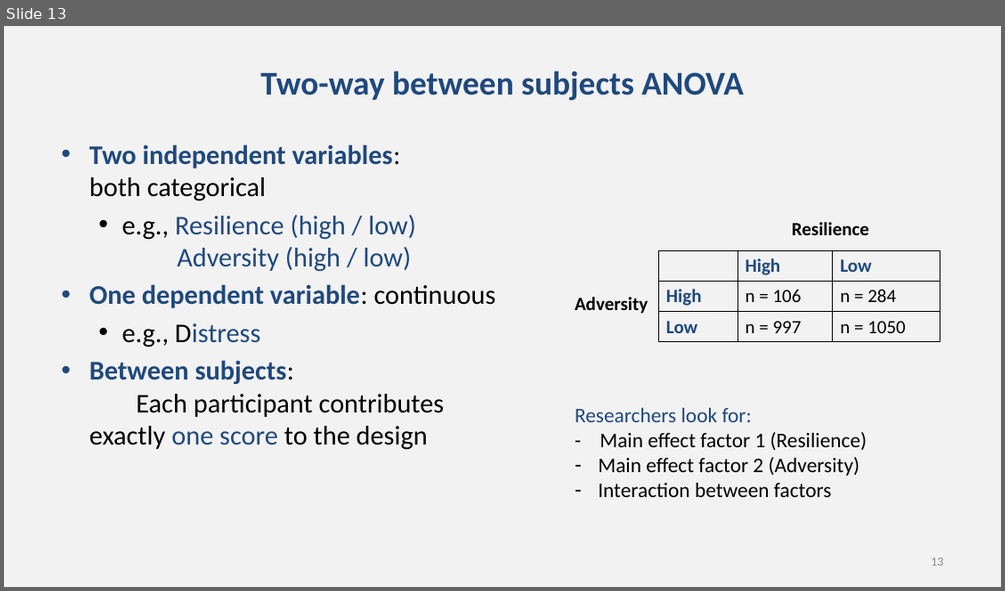
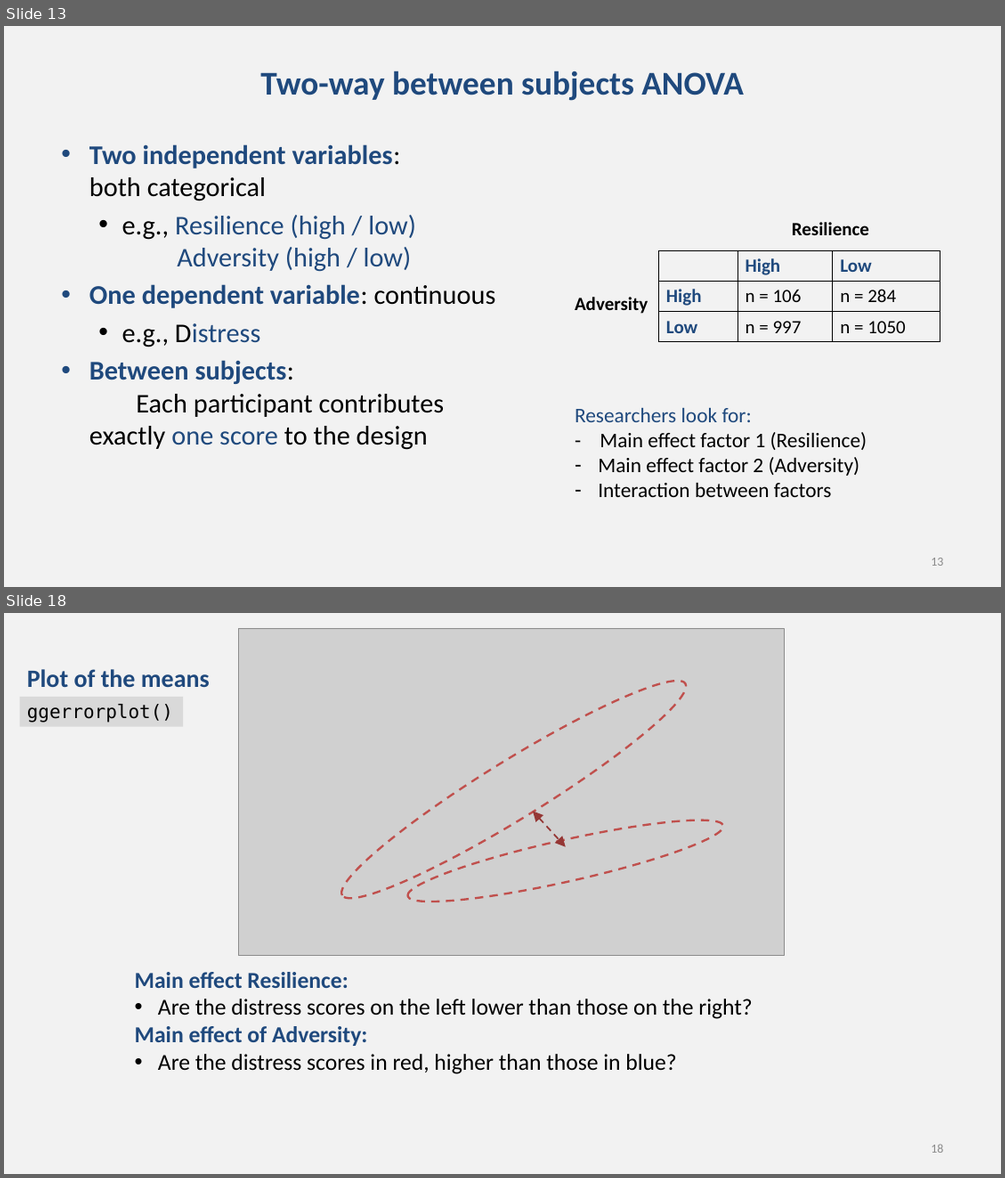
Before and after one commit to chrisjberry/datafluencyCB, a slide deck: docs/slides/PSYC753_L3_ANOVA_1.pptx. Shown one above the other, each under a label of ours: slide 13 before the commit, slides 13 and 18 after it; the slides between them are not shown. The pictures are 1005x591 and 1005x1178 pixels, drawn with LibreOffice and Linux fonts; fonts in the diff are those of the drawing; grey boxes stand for pictures. Boxes give left, top, right and bottom in pixels: in the first picture for what was removed or moved away, otherwise in the second. Text is boxed around its words. In the diff, an @@ line names an element or a change of style, - is before the commit and + after.

```diff
--- a/docs/slides/PSYC753_L3_ANOVA_1.pptx
+++ b/docs/slides/PSYC753_L3_ANOVA_1.pptx
@@ slide 18 added at (4, 613, 1001, 1174), background #F2F2F2 @@
@@ picture added at (238, 628, 784, 956) @@
@@ ellipse added at (327, 658, 700, 920), outline #C0504D 2 pt dashed @@
@@ text added at (27, 669, 210, 687), 24 pt, text #1F497D, bold @@
+Plot of the means
@@ rectangle added at (20, 697, 183, 727), fill #D9D9D9, 18 pt, text #000000 @@
+ggerrorplot()
@@ ellipse added at (404, 805, 728, 917), outline #C0504D 2 pt dashed @@
@@ double arrow added from (533, 811) to (566, 847), #953735 1.5 pt dashed @@
@@ text added at (135, 972, 752, 1074), 22 pt, text #000000 @@
+Main effect Resilience:
+• Are the distress scores on the left lower than those on the right?
+Main effect of Adversity:
+• Are the distress scores in red, higher than those in blue?
@@ page number added at (930, 1143, 943, 1152), 12 pt, text #8C8C8C @@
+18
```
Also in this commit, not shown: 10 slides changed, 1 other slide added, 1 slide removed.
